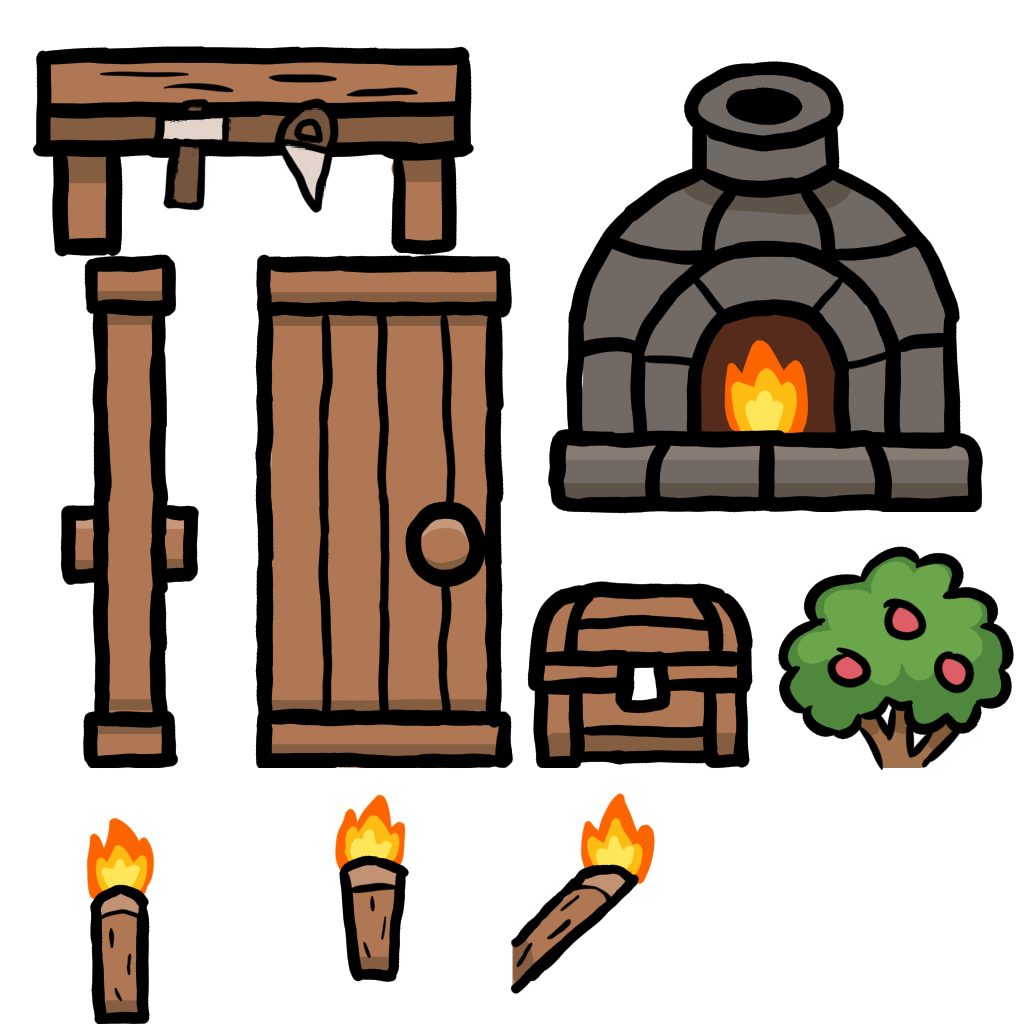
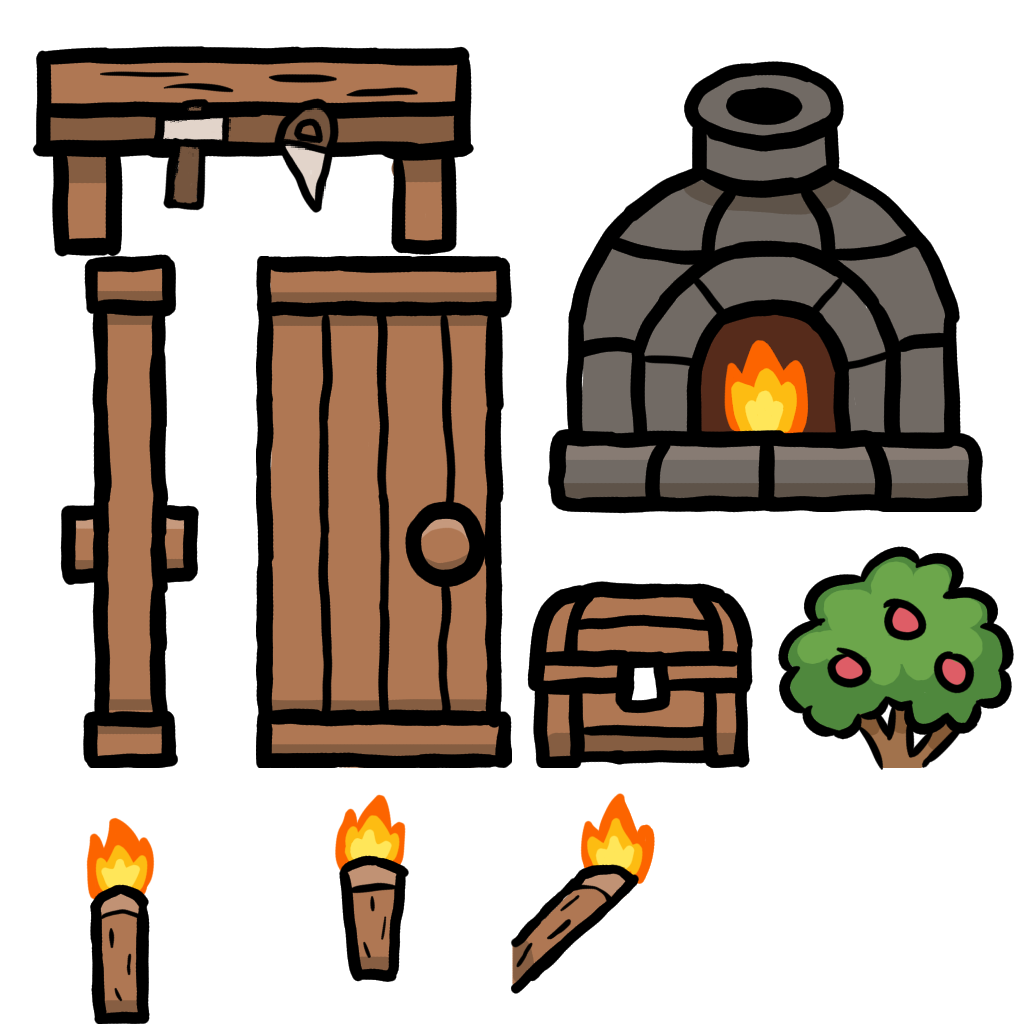
Before/after of a (1024, 1024) layered artwork. What changed in the layer stack:
painted on "Outline" (3rd of 7, in "Door Open") over [255, 254, 513, 762]
painted on "Outline" (4th of 7, in "Door Closed") over [255, 362, 256, 756]
painted on "Tools Merged" (1st of 2, in "WorkShop") over [260, 254, 269, 256]
